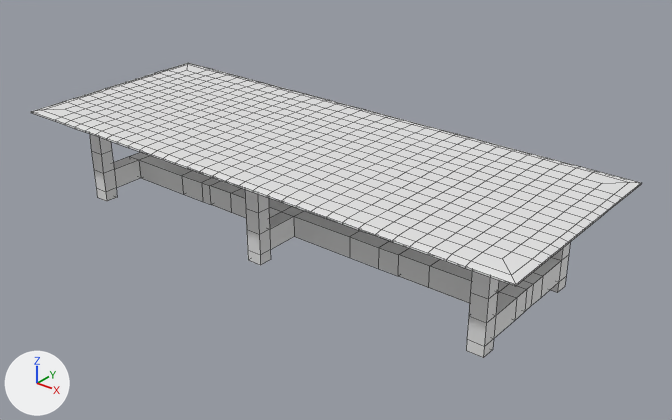
Before and after pictures for a commit that changed the FBX model Assets/Environment_Assets/Furnature/Conference Table.fbx.
Rendered twice from a 50 mm lens placed at (4.75, -5.57, 3.79), pointed at (0.23, 0.09, 0.28). Lighting does not change. The marker at lower left points along +X, +Y and +Z. Mesh edges are drawn as thin lines. Where no turn or scale is listed for an object, it has been applied to the vertices.
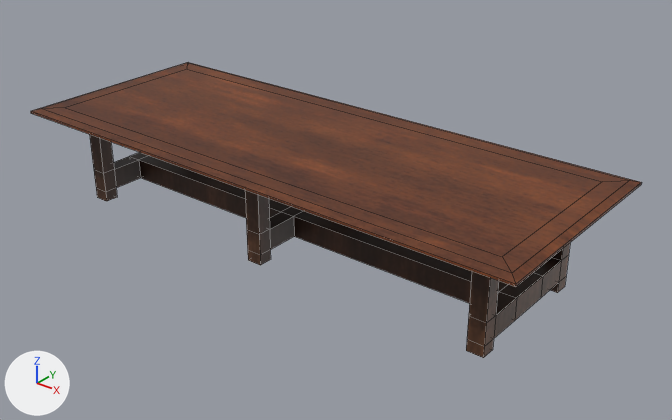
The newer file is also turned or shifted as a whole; pictures and numbers use the older file's frame.

Changed parts and their boxes [x1, y1, x2, y2] in the pictures (672 x 420 px):
'Box001', reshaped
    before: [31, 63, 641, 358]
    after: [31, 62, 642, 358]
part 1 of me_mesh, cut back
    before: [31, 63, 641, 323]
    after: [31, 62, 642, 287]
part 2 of me_mesh, recoloured
    both: [94, 156, 569, 358]

The edits, one by one:
Picture 'TableandChairs_BaseMap.png' (img_tableandchairs_basemap_png) is new.
Material 'MAT_TableandChairs' (mat_mat_tableandchairs) is new.
Its texture is img_tableandchairs_basemap_png.
me_mesh is used by ob_box001; location (0.0, 0.0, 0.882).
me_mesh had 1442 vertices, 1450 faces and spanned x -2.51..2.51, y -0.98..0.98, z -0.91..-0.01.
me_mesh now has 144 vertices, 134 faces and spans x -2.51..2.51, y -0.98..0.98, z -0.91..0.0.
me_mesh part 1: 1318 vertices removed from x -2.51..2.51, y -0.98..0.98, z -0.82..-0.01; 20 vertices added at x -2.51..2.51, y -0.98..0.98, z -0.06..0.0.
me_mesh part 2: 72 faces spanning x -2.14..2.14, y -0.64..0.63, z -0.91..-0.62 switch from no material to mat_mat_tableandchairs (picture img_tableandchairs_basemap_png).
